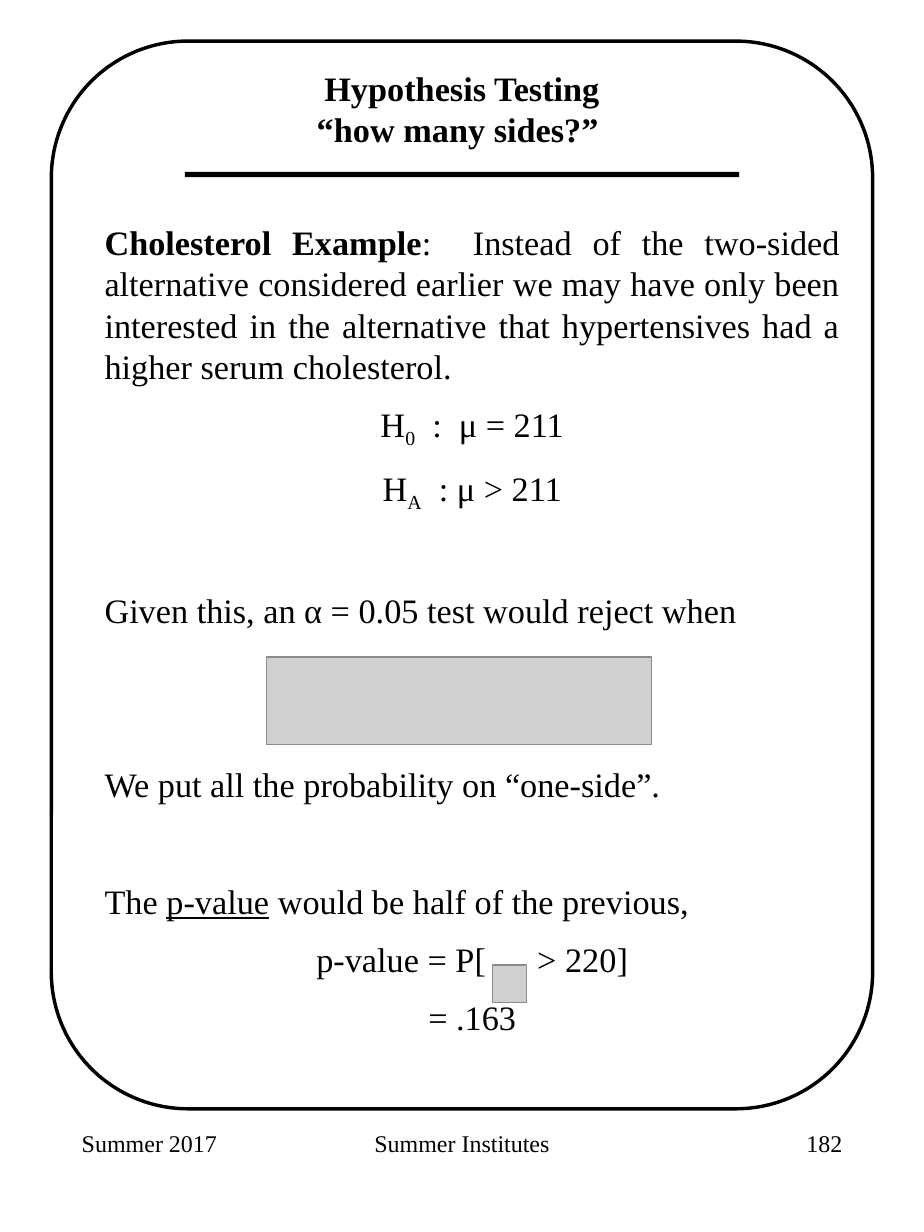
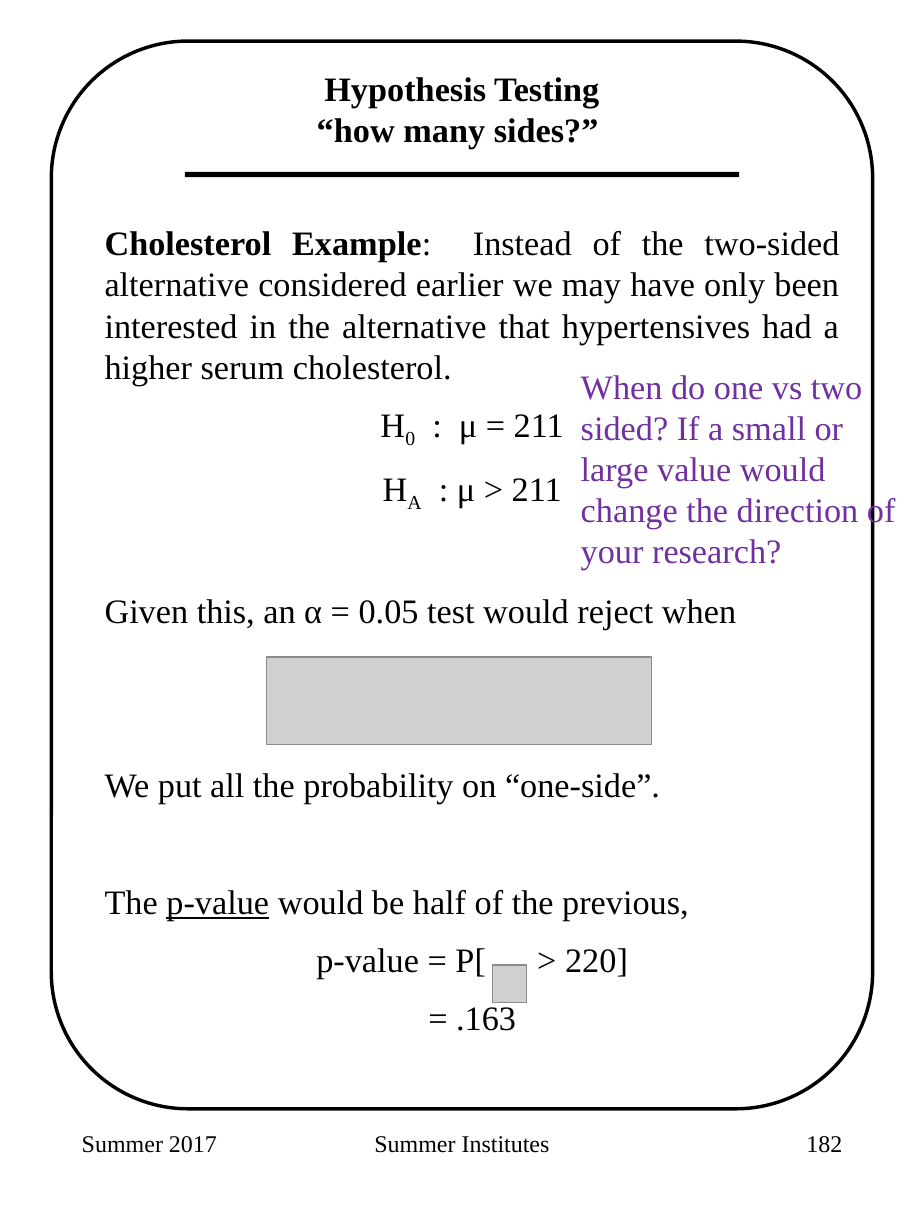
Before and after one commit to adw96/summer-institutes, a slide deck: slide 18 of 2018_sisg_1_6.pptx. Drawn at 924x1232 pixels with LibreOffice and Linux fonts; fonts in the diff are those of the drawing; grey boxes stand for pictures. Boxes give left, top, right and bottom in pixels: in the first picture for what was removed or moved away, otherwise in the second. Text is boxed around its words. In the diff, an @@ line names an element or a change of style, - is before the commit and + after.

```diff
--- a/2018_sisg_1_6.pptx
+++ b/2018_sisg_1_6.pptx
@@ text added at [581,375,896,570], 20 pt, text #7030A0 @@
+When do one vs two sided? If a small or large value would change the direction of your research?
```
Also in this commit, not shown: 2 other slides changed, 6 other files.
